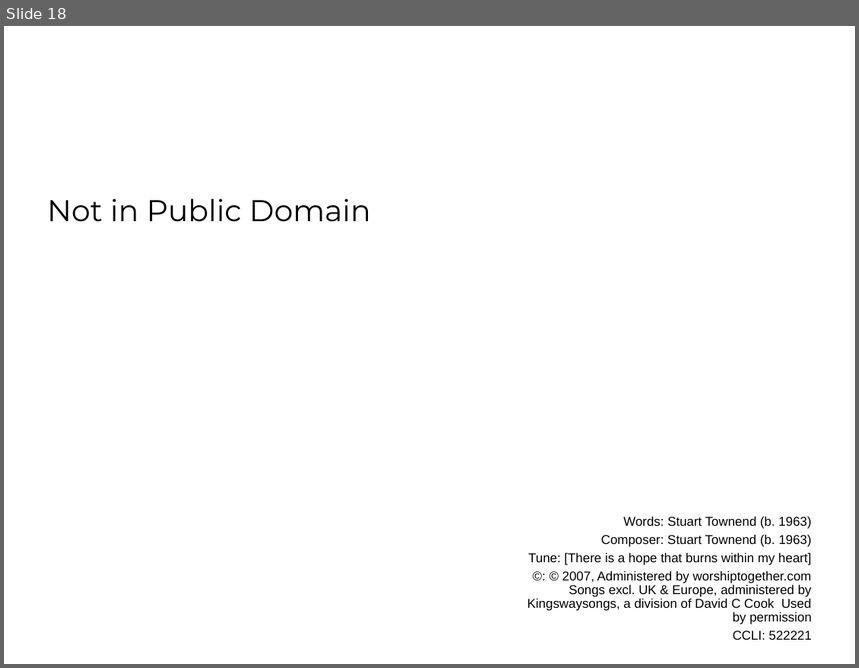
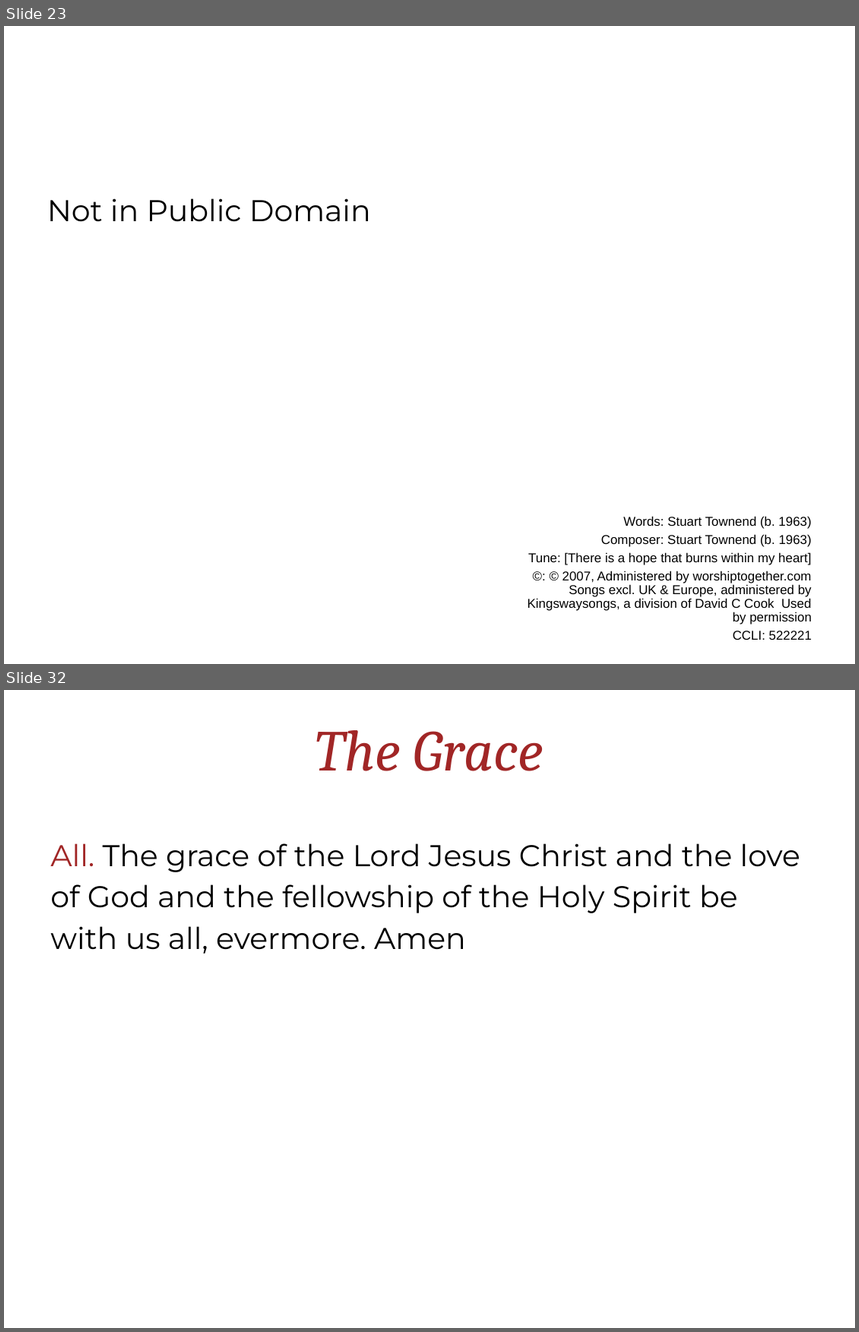
Before and after one commit to alastairherd/Church_Powerpoint_Maker, a slide deck: example_from_template.pptx. Shown one above the other, each under a label of ours: slide 18 before the commit, slides 23 and 32 after it; the slides between them are not shown. The pictures are 859x668 and 859x1332 pixels, drawn with LibreOffice and Linux fonts; fonts in the diff are those of the drawing; background and template pictures are left out. Boxes give left, top, right and bottom in pixels: in the first picture for what was removed or moved away, otherwise in the second. Text is boxed around its words. In the diff, an @@ line names an element or a change of style, - is before the commit and + after.

```diff
--- a/example_from_template.pptx
+++ b/example_from_template.pptx
@@ slide 32 added at [4,690,855,1328], background #FFFFFF @@
@@ title added at [316,730,544,771], 54 pt, text #A12626, italic @@
+The Grace
@@ text added at [50,844,800,954], 28 pt, text #000000 @@
+All. The grace of the Lord Jesus Christ and the love of God and the fellowship of the Holy Spirit be with us all, evermore. Amen
@@ what was slide 18 is now slide 23 @@
```
Also in this commit, not shown: 9 slides changed, 13 other slides added, 2 slides removed, 8 other files.
